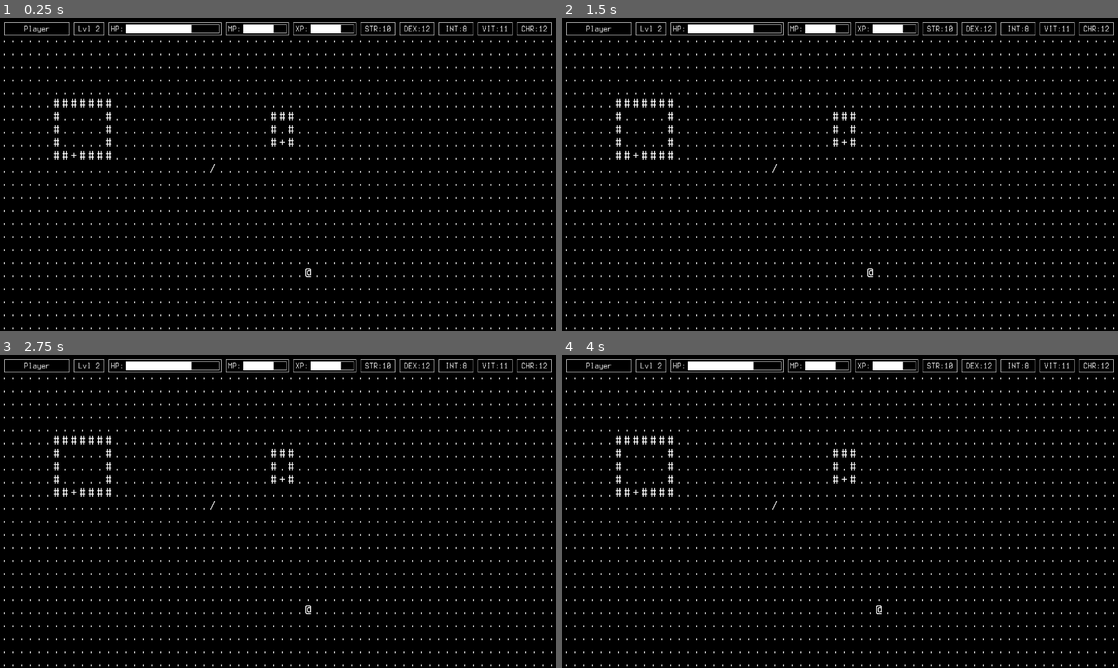
Above: before the commit, frames 1-4 (two rows, left to right).
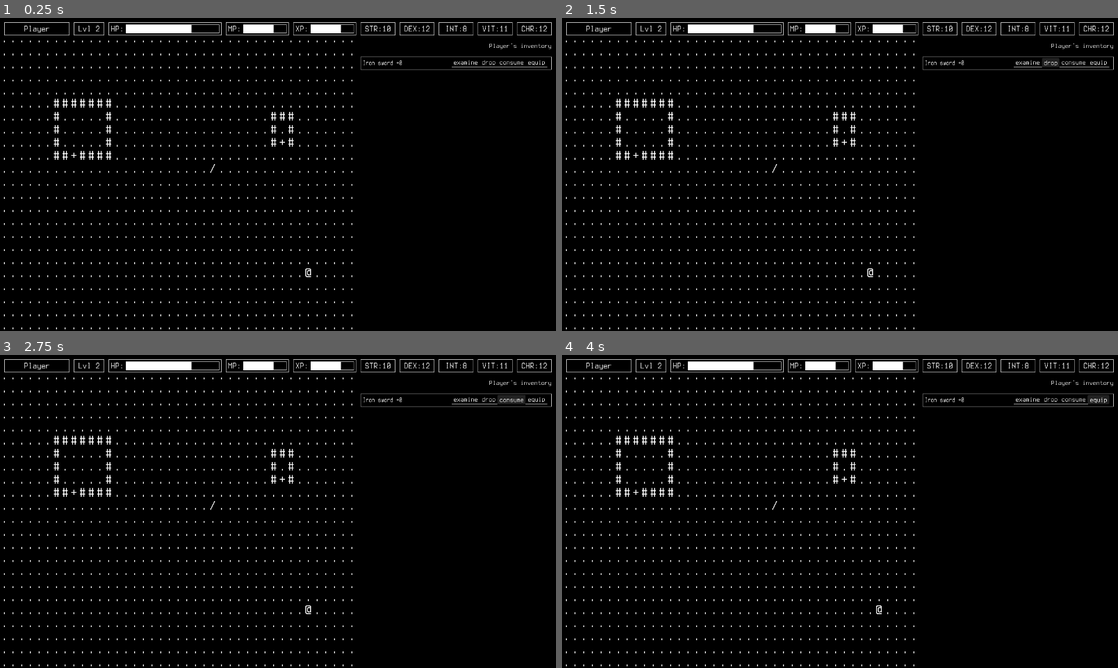
Above: after the commit, the same moments.

Repository: Coronyt/winternocte
Game: Godot game, scene res://game/world.tscn
Same seed, same stepped clock (60 frames per second), same inputs: the game is played once before the commit and once after it.
Inputs (mouse positions are in pixels of both pictures, inside the frame that each line leads up to):
- Up to frame 1 (0.25 s): no input
- Up to frame 2 (1.5 s): click (1029, 61) at 0.5 s, where only the run after the commit has a clickable "examine"; click (1051, 61) at 1.25 s, where only the run after the commit has a clickable "drop"
- Up to frame 3 (2.75 s): click (511, 398) at 2 s, where only the run after the commit has a clickable "consume"
- Up to frame 4 (4 s): click (1095, 398) at 2.75 s, where only the run after the commit has a clickable "equip"; tap Enter at 3.5 s; hold Right (right) from 3.53 s (still down); tap , (pickup) at 3.6 s

The runs differ from the first frame. In frame 1, 1.3% of the frame differs, in the area x 64-100%, y 7-100%; in frame 2, 1.3%; in frame 3, 1.4%; in frame 4, 1.3%.

Commit message:
Settled on inventory UI concept

Diff:
--- a/game/world.tscn
+++ b/game/world.tscn
@@ -42,6 +42,20 @@
 
 [sub_resource type="StyleBoxFlat" id="StyleBoxFlat_rddb8"]
 bg_color = Color(0, 0, 0, 1)
+
+[sub_resource type="StyleBoxFlat" id="StyleBoxFlat_j15d7"]
+bg_color = Color(1, 1, 1, 1)
+draw_center = false
+border_width_left = 1
+border_width_top = 1
+border_width_right = 1
+border_width_bottom = 1
+
+[sub_resource type="StyleBoxFlat" id="StyleBoxFlat_s7c85"]
+bg_color = Color(0, 0, 0, 1)
+border_width_bottom = 1
+
+[sub_resource type="StyleBoxEmpty" id="StyleBoxEmpty_6ib04"]
 
 [sub_resource type="Animation" id="Animation_ibklf"]
 resource_name = "open_inv"
@@ -54,7 +68,7 @@
 tracks/0/loop_wrap = true
 tracks/0/keys = {
 "handle_modes": PackedInt32Array(0, 2),
-"points": PackedFloat32Array(0, -0.25, 0, 0.25, 0, 0, -0.083333336, 0, 0, 0),
+"points": PackedFloat32Array(1280, -0.25, 0, 0.25, 0, 820, -0.083333336, 76.66667, 0, 0),
 "times": PackedFloat32Array(0, 0.5)
 }
 tracks/1/type = "bezier"
@@ -65,7 +79,7 @@
 tracks/1/loop_wrap = true
 tracks/1/keys = {
 "handle_modes": PackedInt32Array(0, 2),
-"points": PackedFloat32Array(720, -0.25, 0, 0.25, 0, 45, -0.083333336, 112.5, 0, 0),
+"points": PackedFloat32Array(45, -0.25, 0, 0.25, 0, 45, -0.083333336, 0, 0, 0),
 "times": PackedFloat32Array(0, 0.5)
 }
 
@@ -79,7 +93,7 @@
 tracks/0/loop_wrap = true
 tracks/0/keys = {
 "handle_modes": PackedInt32Array(0),
-"points": PackedFloat32Array(0, -0.25, 0, 0.25, 0),
+"points": PackedFloat32Array(820, -0.25, 0, 0.25, 0),
 "times": PackedFloat32Array(0)
 }
 tracks/1/type = "bezier"
@@ -90,7 +104,7 @@
 tracks/1/loop_wrap = true
 tracks/1/keys = {
 "handle_modes": PackedInt32Array(0),
-"points": PackedFloat32Array(720, -0.25, 0, 0.25, 0),
+"points": PackedFloat32Array(45, -0.25, 0, 0.25, 0),
 "times": PackedFloat32Array(0)
 }
 
@@ -105,7 +119,7 @@
 tracks/0/loop_wrap = true
 tracks/0/keys = {
 "handle_modes": PackedInt32Array(0, 2),
-"points": PackedFloat32Array(0, -0.25, 0, 0.25, 0, 0, -0.083333336, 0, 0, 0),
+"points": PackedFloat32Array(820, -0.25, 0, 0.25, 0, 1280, -0.083333336, -76.66667, 0, 0),
 "times": PackedFloat32Array(0, 0.5)
 }
 tracks/1/type = "bezier"
@@ -116,7 +130,7 @@
 tracks/1/loop_wrap = true
 tracks/1/keys = {
 "handle_modes": PackedInt32Array(0, 2),
-"points": PackedFloat32Array(45, -0.25, 0, 0.25, 0, 720, -0.083333336, -112.5, 0, 0),
+"points": PackedFloat32Array(45, -0.25, 0, 0.25, 0, 45, -0.083333336, 0, 0, 0),
 "times": PackedFloat32Array(0, 0.5)
 }
 
@@ -1699,8 +1713,6 @@
 horizontal_alignment = 1
 vertical_alignment = 1
 
-[node name="_log" parent="." instance=ExtResource("8_0q2ew")]
-
 [node name="_inventory" type="Control" parent="."]
 layout_mode = 3
 anchors_preset = 0
@@ -1710,19 +1722,96 @@
 
 [node name="_inventory_bg" type="Panel" parent="_inventory"]
 layout_mode = 0
-offset_top = 720.0
-offset_right = 1280.0
-offset_bottom = 1395.0002
+offset_left = 820.0
+offset_top = 45.0
+offset_right = 1280.0007
+offset_bottom = 719.99963
 theme_override_styles/panel = SubResource("StyleBoxFlat_rddb8")
 
 [node name="_inventory_list" type="VBoxContainer" parent="_inventory/_inventory_bg"]
 layout_mode = 0
 offset_left = 10.0
 offset_top = 10.0
-offset_right = 1270.0
+offset_right = 450.0
 offset_bottom = 665.0
+theme_override_constants/separation = 10
+
+[node name="_inventory_header" type="RichTextLabel" parent="_inventory/_inventory_bg/_inventory_list"]
+custom_minimum_size = Vector2(0, 24)
+layout_mode = 2
+theme_override_fonts/normal_font = ExtResource("2_l88xf")
+text = "Player's inventory"
+horizontal_alignment = 2
+
+[node name="_inventory_entry" type="Panel" parent="_inventory/_inventory_bg/_inventory_list"]
+custom_minimum_size = Vector2(0, 30)
+layout_mode = 2
+theme_override_styles/panel = SubResource("StyleBoxFlat_j15d7")
+
+[node name="_item_name" type="RichTextLabel" parent="_inventory/_inventory_bg/_inventory_list/_inventory_entry"]
+layout_mode = 0
+offset_left = 5.0
+offset_top = 5.0
+offset_right = 205.0
+offset_bottom = 25.0
+theme_override_fonts/normal_font = ExtResource("2_l88xf")
+theme_override_font_sizes/normal_font_size = 14
+text = "Iron sword +0"
+vertical_alignment = 1
+
+[node name="_item_options" type="Control" parent="_inventory/_inventory_bg/_inventory_list/_inventory_entry"]
+anchors_preset = 0
+offset_right = 25.0
+offset_bottom = 26.0
+
+[node name="_option_examine" type="Button" parent="_inventory/_inventory_bg/_inventory_list/_inventory_entry/_item_options"]
+layout_mode = 0
+offset_left = 210.0
+offset_top = 3.0
+offset_right = 275.0
+offset_bottom = 24.0
+theme_override_fonts/font = ExtResource("2_l88xf")
+theme_override_styles/normal = SubResource("StyleBoxFlat_s7c85")
+theme_override_styles/focus = SubResource("StyleBoxEmpty_6ib04")
+text = "examine"
+
+[node name="_option_drop" type="Button" parent="_inventory/_inventory_bg/_inventory_list/_inventory_entry/_item_options"]
+layout_mode = 0
+offset_left = 275.0
+offset_top = 3.0
+offset_right = 315.0
+offset_bottom = 24.0
+theme_override_fonts/font = ExtResource("2_l88xf")
+theme_override_styles/normal = SubResource("StyleBoxFlat_s7c85")
+theme_override_styles/focus = SubResource("StyleBoxEmpty_6ib04")
+text = "drop
+"
+
+[node name="_option_consume" type="Button" parent="_inventory/_inventory_bg/_inventory_list/_inventory_entry/_item_options"]
+layout_mode = 0
+offset_left = 315.0
+offset_top = 3.0
+offset_right = 381.0
+offset_bottom = 24.0
+theme_override_fonts/font = ExtResource("2_l88xf")
+theme_override_styles/normal = SubResource("StyleBoxFlat_s7c85")
+theme_override_styles/focus = SubResource("StyleBoxEmpty_6ib04")
+text = "consume"
+
+[node name="_option_equip" type="Button" parent="_inventory/_inventory_bg/_inventory_list/_inventory_entry/_item_options"]
+layout_mode = 0
+offset_left = 380.0
+offset_top = 3.0
+offset_right = 430.0
+offset_bottom = 24.0
+theme_override_fonts/font = ExtResource("2_l88xf")
+theme_override_styles/normal = SubResource("StyleBoxFlat_s7c85")
+theme_override_styles/focus = SubResource("StyleBoxEmpty_6ib04")
+text = "equip"
 
 [node name="_inventory_anims" type="AnimationPlayer" parent="_inventory"]
 libraries = {
 &"": SubResource("AnimationLibrary_rddb8")
 }
+
+[node name="_log" parent="." instance=ExtResource("8_0q2ew")]
--- a/project.godot
+++ b/project.godot
@@ -52,6 +52,11 @@
 "events": [Object(InputEventKey,"resource_local_to_scene":false,"resource_name":"","device":-1,"window_id":0,"alt_press …(191 unchanged characters)…
 ]
 }
+inventory={
+"deadzone": 0.2,
+"events": [Object(InputEventKey,"resource_local_to_scene":false,"resource_name":"","device":-1,"window_id":0,"alt_pressed":false,"shift_pressed":false,"ctrl_pressed":false,"meta_pressed":false,"pressed":false,"keycode":0,"physical_keycode":4194306,"key_label":0,"unicode":0,"location":0,"echo":false,"script":null)
+]
+}
 
 [rendering]
 
--- a/src/game/ui/inventory.gd
+++ b/src/game/ui/inventory.gd
@@ -1,4 +1,21 @@
 extends Control
 
-@onready var _inventory_list = $_inventory_bg/_inventory_list
-@onready var _inventory_anims = $_inventory_anims
+# TODO - idea for the inventory UI: the buttons should only appear when the user mouses over the entry
+# also the glyph associated with the item should be displayed here too
+# maybe at the end of the entry if the buttons aren't active
+
+@onready var list = $_inventory_bg/_inventory_list
+@onready var anims = $_inventory_anims
+
+# TODO - this var should probably exist in a global script
+# since other functions which are waiting for input may need to know if the inventory is open
+var is_open: bool = false
+
+func _process(_delta):
+	if Input.is_action_just_pressed("inventory"):
+		if self.is_open:
+			anims.play("close_inv")
+			self.is_open = false
+		else:
+			anims.play("open_inv")
+			self.is_open = true
--- a/src/game/ui/log.gd
+++ b/src/game/ui/log.gd
@@ -2,10 +2,10 @@
 
 const LogMessage = preload("res://game/ui/log_message.tscn")
 
-@onready var _log_window = $_log_window
+@onready var log_window = $_log_window
 
 # create a new log_message instance and add it as a child of log_window
 func log_event(message: String):
 	var new_log_message = LogMessage.instantiate()
 	new_log_message.set_message_body(message)
-	_log_window.add_child(new_log_message)
+	log_window.add_child(new_log_message)
Not shown: 1 places in game/world.tscn that only renumber resources
